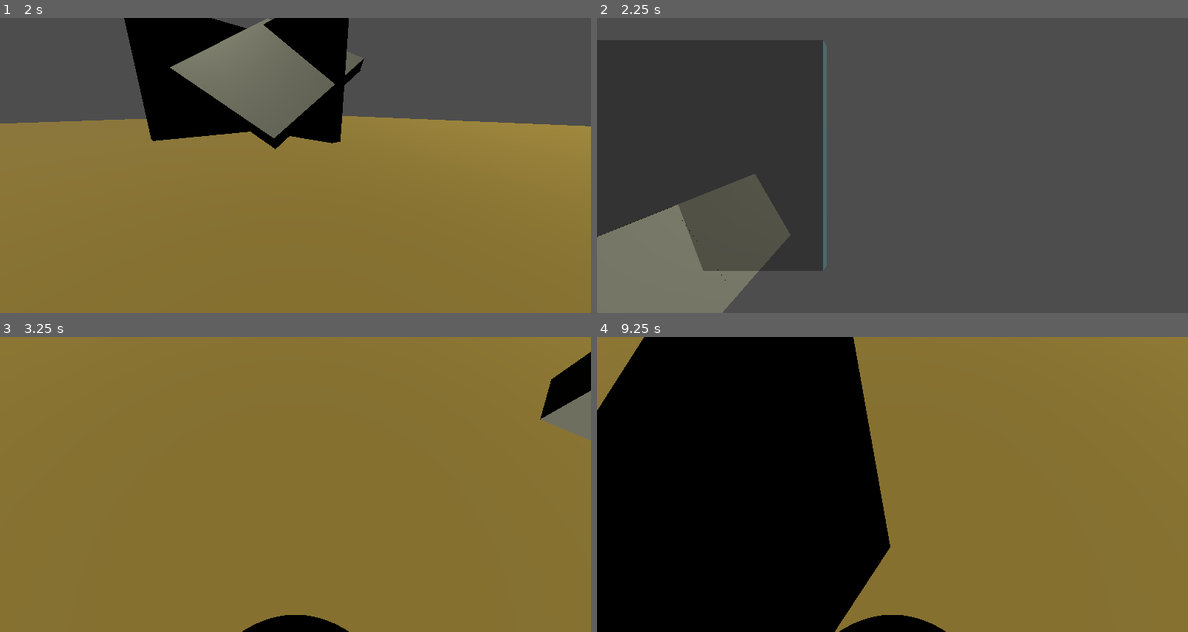
Above: before the commit, frames 1-4 (two rows, left to right).
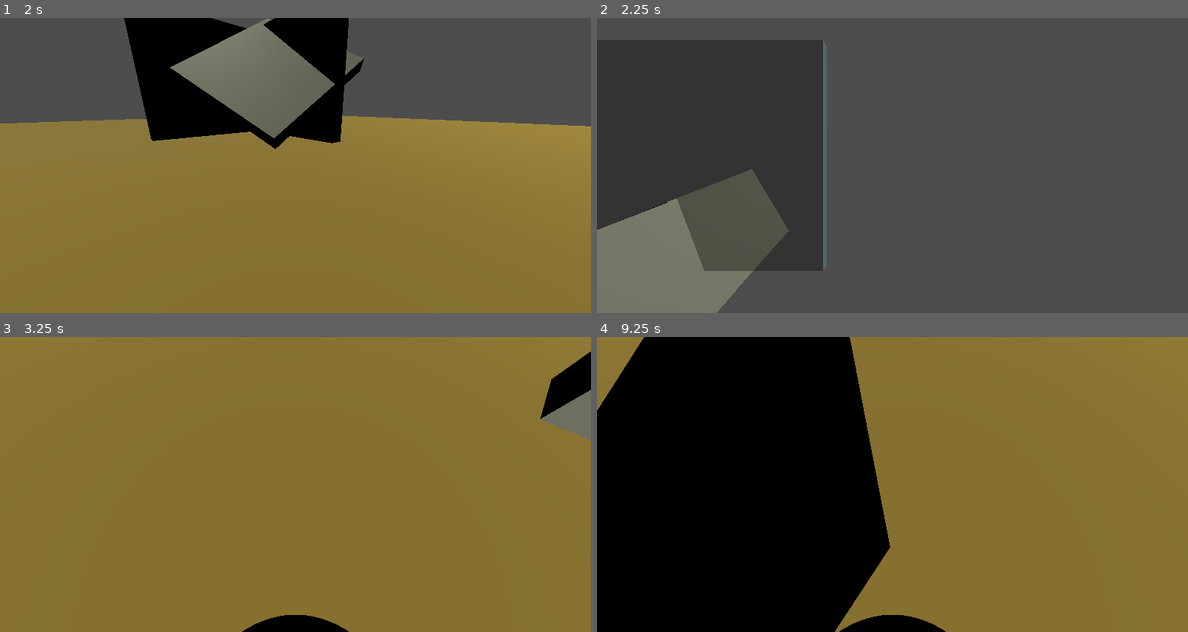
Above: after the commit, the same moments.

Repository: extract/over-fort-2
Game: Godot game, scene res://scenes/maps/local_test/local_test_map.tscn
Same seed, same stepped clock (60 frames per second), same inputs: the game is played once before the commit and once after it.
Inputs (mouse positions are in pixels of both pictures, inside the frame that each line leads up to):
- Up to frame 1 (2 s): move the mouse to (425, 150) at 0.52 s; hold D (right) 0.53-1.28 s; tap E (e) at 0.6, 1.35 s; tap Space (jump) at 0.77, 1.52 s; move the mouse to (177, 180) at 1.27 s; hold S (backward) from 1.28 s (still down)
- Up to frame 2 (2.25 s): move the mouse to (951, 100) at 2.02 s; release S (backward) at 2.03 s; hold D (right) from 2.03 s (still down); right-click (951, 100) at 2.1 s
- Up to frame 3 (3.25 s): tap E (e) at 2.3, 2.85 s; tap Enter at 2.75 s; move the mouse to (265, 543) at 2.77 s; release D (right) at 2.78 s; hold W (forward) from 2.78 s (still down); tap Space (jump) at 3.02 s
- Up to frame 4 (9.25 s): move the mouse to (1069, 528) at 3.52 s; release W (forward) at 3.53 s; hold A (left) 3.53-5.03 s; tap E (e) at 3.6, 4.55, 5.1, 5.85, 6.8, 7.35, 8.1, 9.05 s; tap Space (jump) at 3.77, 4.25, 4.52, 6.02, 6.5, 6.77, 7.52, 9.02 s; move the mouse to (715, 440) at 4.27 s; right-click (715, 440) at 4.35 s; tap Enter at 5, 8.75 s; move the mouse to (922, 484) at 5.02 s; hold S (backward) 5.03-5.78 s; move the mouse to (803, 410) at 5.77 s; hold D (right) 5.78-6.53 s; move the mouse to (1022, 469) at 6.52 s; hold W (forward) 6.53-7.28 s; right-click (1022, 469) at 6.6 s; move the mouse to (774, 499) at 7.27 s; hold D (right) 7.28-8.03 s; move the mouse to (951, 419) at 8.02 s; hold S (backward) 8.03-8.78 s; move the mouse to (862, 543) at 8.77 s; hold A (left) from 8.78 s (still down); right-click (862, 543) at 8.85 s

Frame 1 is identical in both runs. In frame 2, 0.9% of the frame differs, in the area x 0-33%, y 51-100%; in frame 3, less than 0.1%; in frame 4, 0.2%.

Commit message:
add some sound effects

Diff:
--- a/scenes/abilities/dispersion/dispersion.gd
+++ b/scenes/abilities/dispersion/dispersion.gd
@@ -8,6 +8,7 @@
 var remaining_cooldown = 0
 
 func doAction():
+	$AudioStreamPlayer3D.play()
 	remaining_cooldown = cooldown
 	var inst = projectile.instantiate()
 	inst.transform = (%Crosshair as Node3D).global_transform
--- a/scenes/abilities/dispersion/dispersion.tscn
+++ b/scenes/abilities/dispersion/dispersion.tscn
@@ -1,8 +1,12 @@
-[gd_scene load_steps=3 format=3 uid="uid://dnwtc4achkn4m"]
+[gd_scene load_steps=4 format=3 uid="uid://dnwtc4achkn4m"]
 
 [ext_resource type="Script" uid="uid://b80d6r0dhshi7" path="res://scenes/abilities/dispersion/dispersion.gd" id="1_jmbqd"]
 [ext_resource type="PackedScene" uid="uid://5xg1jc2dy2u8" path="res://scenes/abilities/dispersion/dispersion_projectile.tscn" id="2_7ew5p"]
+[ext_resource type="AudioStream" uid="uid://wk0fcxcniw6t" path="res://scenes/abilities/dispersion/laser_shot.mp3" id="3_ckrlc"]
 
 [node name="Dispersion" type="Node3D"]
 script = ExtResource("1_jmbqd")
 projectile = ExtResource("2_7ew5p")
+
+[node name="AudioStreamPlayer3D" type="AudioStreamPlayer3D" parent="."]
+stream = ExtResource("3_ckrlc")
--- a/scenes/abilities/dispersion/dispersion_projectile.gd
+++ b/scenes/abilities/dispersion/dispersion_projectile.gd
@@ -2,7 +2,12 @@
 
 @export var speed = 18
 @export var explosion_force = 10
+@export var radius = 7
 
+
+
+func _ready() -> void:
+	($BlastRadius/CollisionShape3D as CollisionShape3D).shape.radius = radius
 
 func _process(delta: float) -> void:
 	position -= transform.basis.z * speed * delta
@@ -10,8 +15,12 @@
 
 
 func _on_body_entered(_body: Node3D) -> void:
+	$AudioStreamPlayer3D.play()
 	for b in ($BlastRadius as Area3D).get_overlapping_bodies():
 		var dir = (b.position - position).normalized()
 		if b is RigidBody3D:
 			(b as RigidBody3D).apply_impulse(dir * explosion_force)
+
+
+func _on_timer_timeout() -> void:
 	queue_free()
--- a/scenes/abilities/dispersion/dispersion_projectile.tscn
+++ b/scenes/abilities/dispersion/dispersion_projectile.tscn
@@ -1,6 +1,7 @@
-[gd_scene load_steps=6 format=3 uid="uid://5xg1jc2dy2u8"]
+[gd_scene load_steps=7 format=3 uid="uid://5xg1jc2dy2u8"]
 
 [ext_resource type="Script" uid="uid://di812gmsow8br" path="res://scenes/abilities/dispersion/dispersion_projectile.gd" id="1_yos1s"]
+[ext_resource type="AudioStream" uid="uid://bvrc31qsu7jht" path="res://scenes/abilities/dispersion/laser_explosion.mp3" id="2_84ywy"]
 
 [sub_resource type="SphereShape3D" id="SphereShape3D_84ywy"]
 
@@ -24,9 +25,14 @@
 mesh = SubResource("SphereMesh_x8ojt")
 
 [node name="BlastRadius" type="Area3D" parent="."]
-transform = Transform3D(4, 0, 0, 0, 4, 0, 0, 0, 4, 0, 0, 0)
 
 [node name="CollisionShape3D" type="CollisionShape3D" parent="BlastRadius"]
 shape = SubResource("SphereShape3D_febf1")
 
+[node name="AudioStreamPlayer3D" type="AudioStreamPlayer3D" parent="."]
+stream = ExtResource("2_84ywy")
+
+[node name="Timer" type="Timer" parent="."]
+
 [connection signal="body_entered" from="." to="." method="_on_body_entered"]
+[connection signal="timeout" from="Timer" to="." method="_on_timer_timeout"]
--- a/scenes/player/local_player.tscn
+++ b/scenes/player/local_player.tscn
@@ -58,3 +58,5 @@
 [node name="PharahFlight" parent="." instance=ExtResource("7_dguuj")]
 
 [node name="Dispersion" parent="." instance=ExtResource("8_3nqsm")]
+
+[node name="AudioListener3D" type="AudioListener3D" parent="."]
Not shown, added: scenes/abilities/dispersion/laser_explosion.mp3.import
Not shown, added: scenes/abilities/dispersion/laser_shot.mp3.import
Not shown, added: scenes/abilities/pharah_flight/jetpack_loop.mp3.import
Not shown, added: scenes/abilities/pharah_flight/jetpackt_start.mp3.import
Not shown, added: scenes/abilities/rocket_launcher/explosion1.mp3.import
Not shown, added: scenes/abilities/rocket_launcher/explosion2.mp3.import
Not shown, added: scenes/abilities/rocket_launcher/rocket_launch.mp3.import
Not shown, added: scenes/abilities/dispersion/laser_explosion.mp3
Not shown, added: scenes/abilities/dispersion/laser_shot.mp3
Not shown, added: scenes/abilities/pharah_flight/jetpack_loop.mp3
Not shown, added: scenes/abilities/pharah_flight/jetpackt_start.mp3
Not shown, added: scenes/abilities/rocket_launcher/explosion1.mp3
(and 2 more such lines)
